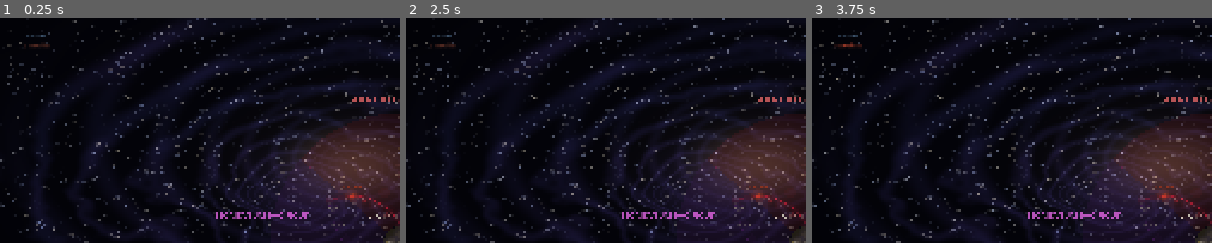
Above: before the commit, frames 1-3 (left to right).
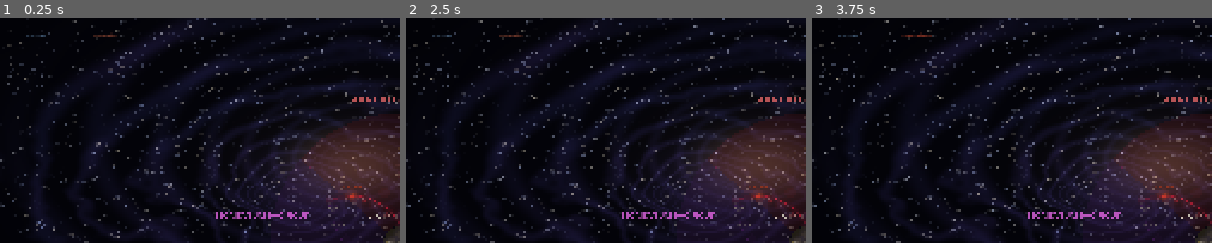
Above: after the commit, the same moments.

Repository: TomiParis/Warhammer-tomi
Game: Godot game, scene res://scenes/galaxy_map.tscn
Same seed, same stepped clock (60 frames per second), same inputs: the game is played once before the commit and once after it.
Inputs:
- Up to frame 1 (0.25 s): no input
- Up to frame 2 (2.5 s): click "► FILTROS" at 0.5 s; click "▼ FILTROS" at 1.25 s; click "AUTO" at 2 s
- Up to frame 3 (3.75 s): click "1x" at 2.75 s; click "2x" at 3.5 s
The pictures show only the part of the screen within x 0-50%, y 0-50%; the shares and areas given below are measured in that part.

The runs differ from the first frame. In frame 1, 0.1% of the frame differs, in the area x 6-30%, y 7-13%; in frame 2, 0.1%; in frame 3, 0.2%, in the area x 6-30%, y 6-13%.

Commit message:
Fix: panel campañas al lado de flotas, no superpuesto
CampaignListPanel movido a offset_left=170 (al lado de FleetListPanel)
en vez de debajo (offset_top=55) donde se superponía al expandir flotas.

Layout: [► FLOTAS][► CAMPAÑAS (N)]  ...espacio...  MAPA

Co-Authored-By: Claude Opus 4.6 (1M context) <noreply@anthropic.com>

Diff:
--- a/scenes/galaxy_map.tscn
+++ b/scenes/galaxy_map.tscn
@@ -169,8 +169,8 @@
 script = ExtResource("15")
 
 [node name="CampaignListPanel" type="PanelContainer" parent="UILayer"]
-offset_left = 5.0
-offset_top = 55.0
-offset_right = 170.0
-offset_bottom = 80.0
+offset_left = 170.0
+offset_top = 30.0
+offset_right = 335.0
+offset_bottom = 55.0
 script = ExtResource("16")
--- a/scripts/ui/campaign_list_panel.gd
+++ b/scripts/ui/campaign_list_panel.gd
@@ -10,11 +10,11 @@
 func _ready() -> void:
 	mouse_filter = Control.MOUSE_FILTER_STOP
 
-	# Posición: izquierda, debajo del fleet_list_panel
+	# Posición: al lado derecho del ► FLOTAS
 	anchor_left = 0.0
 	anchor_top = 0.0
-	offset_left = 5.0
-	offset_top = 55.0 # Debajo del ► FLOTAS
+	offset_left = 170.0 # A la derecha del fleet_list_panel
+	offset_top = 30.0 # Misma altura
 	custom_minimum_size = Vector2(160, 0)
 
 	_update_style()
